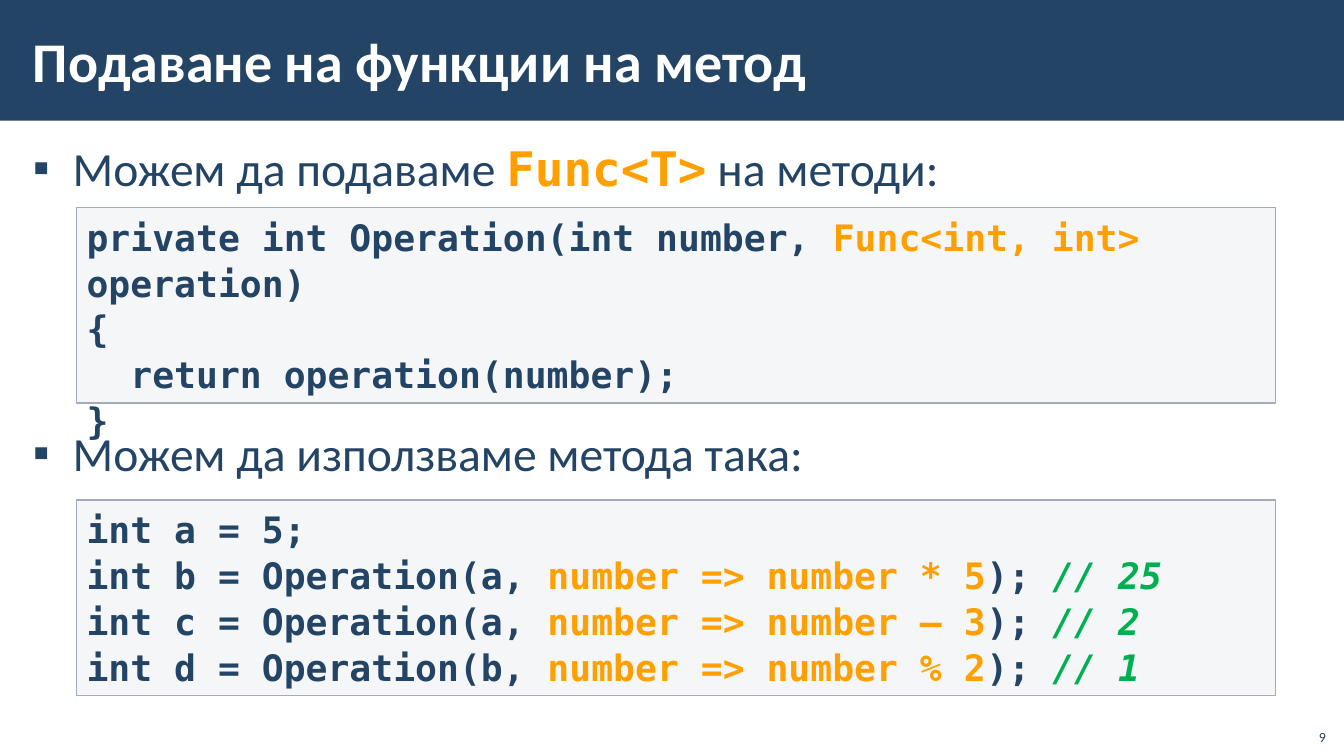
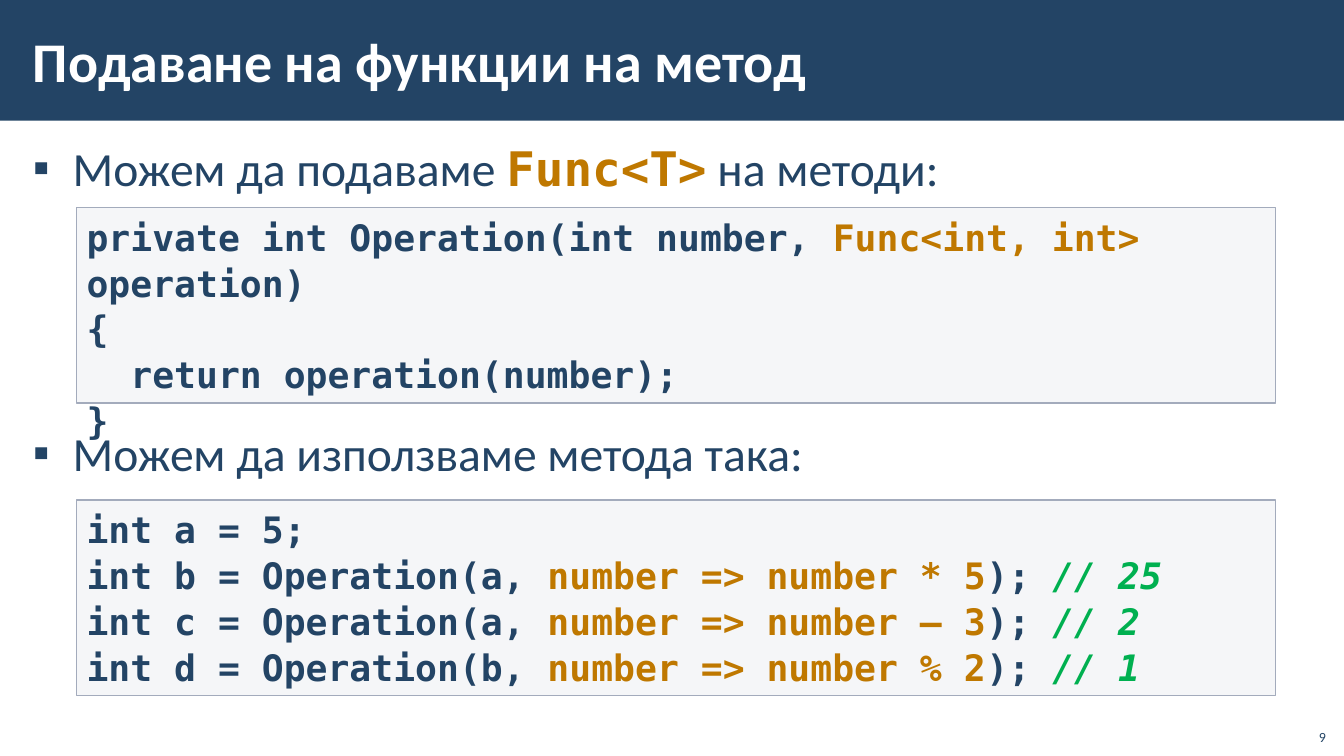
Before and after one commit to BG-IT-Edu/School-Programming, a slide deck: slide 9 of Courses/Software-Sciences/Module-1-OOP/12.2-Delegates-and-Events-Advanced/12.2-Delegates-and-Events-Advanced.pptx. Drawn at 1344x756 pixels with LibreOffice and Linux fonts; fonts in the diff are those of the drawing; background and template pictures are left out. Boxes give left, top, right and bottom in pixels: in the first picture for what was removed or moved away, otherwise in the second. Text is boxed around its words. In the diff, an @@ line names an element or a change of style, - is before the commit and + after.

```diff
--- a/Courses/Software-Sciences/Module-1-OOP/12.2-Delegates-and-Events-Advanced/12.2-Delegates-and-Events-Advanced.pptx
+++ b/Courses/Software-Sciences/Module-1-OOP/12.2-Delegates-and-Events-Advanced/12.2-Delegates-and-Events-Advanced.pptx
@@ text at <box>73,151,938,194</box>: text colour #FFA000 to #BF7800 in "Func<T>" @@
@@ text in rectangle at <box>87,221,1140,304</box>: text colour #FFA000 to #BF7800 in "Func<int, int>" @@
@@ text in rectangle at <box>87,560,1162,688</box>: text colour #FFA000 to #BF7800 in "number => number * 5);", "number => number – 3);", "number => number % 2);" @@
```
Also in this commit, not shown: 21 other slides changed, 3 slides added, 3 slides removed, 1 other file.
